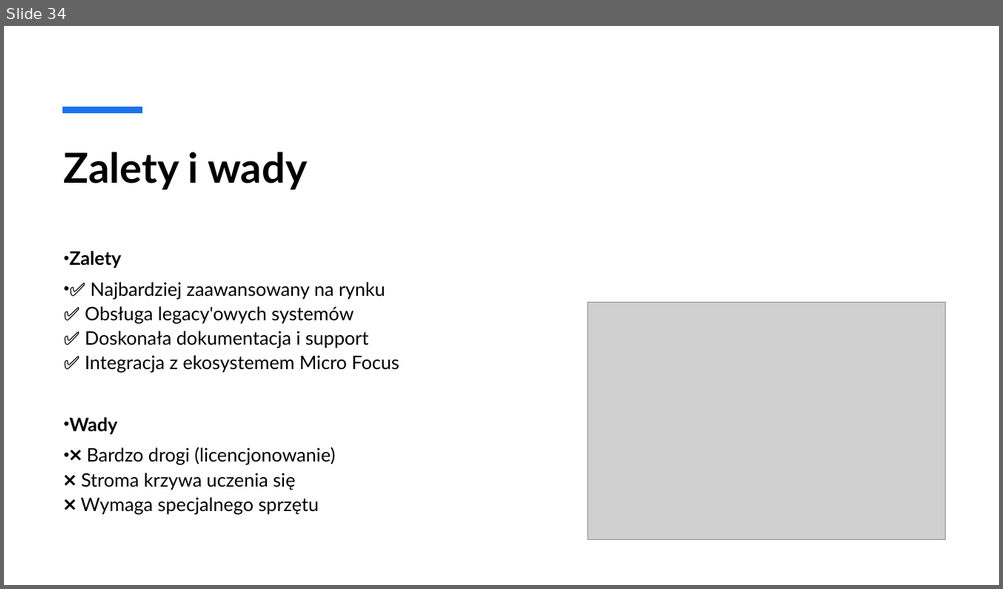
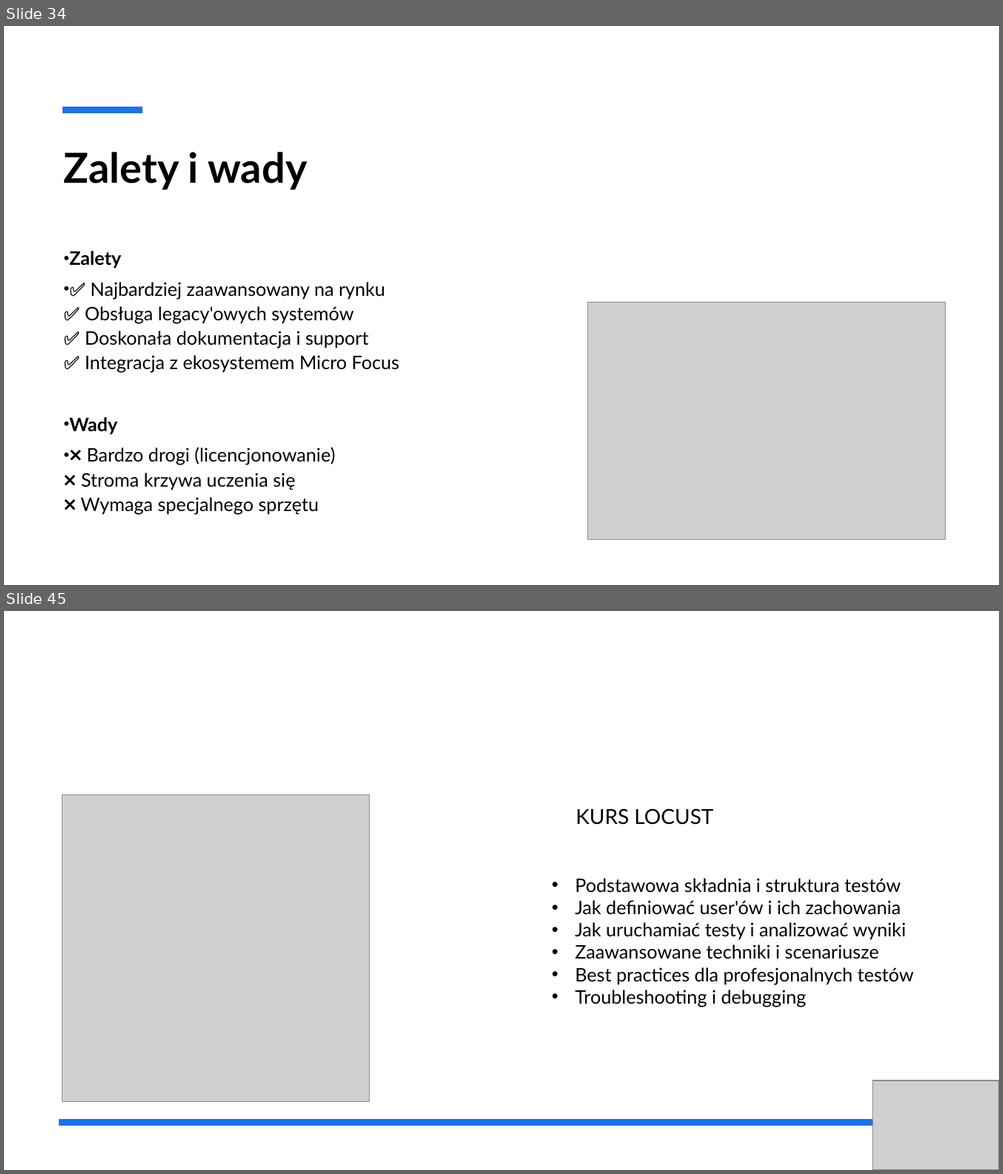
Before and after one commit to gajdaj2/performanceTesting, a slide deck: TestyWydajnosciowe.pptx. Shown one above the other, each under a label of ours: slide 34 before the commit, slides 34 and 45 after it; the slides between them are not shown. The pictures are 1003x589 and 1003x1174 pixels, drawn with LibreOffice and Linux fonts; fonts in the diff are those of the drawing; grey boxes stand for pictures. Boxes give left, top, right and bottom in pixels: in the first picture for what was removed or moved away, otherwise in the second. Text is boxed around its words. In the diff, an @@ line names an element or a change of style, - is before the commit and + after.

Commit message:
Locust ready

```diff
--- a/TestyWydajnosciowe.pptx
+++ b/TestyWydajnosciowe.pptx
@@ slide 45 added at bbox=[4, 611, 999, 1170], background #FFFFFF @@
@@ picture added at bbox=[62, 795, 369, 1102] @@
@@ text added at bbox=[575, 809, 713, 825], 20 pt, text #000000 @@
+KURS LOCUST
@@ text added at bbox=[575, 878, 913, 1007], 18 pt, text #000000 @@
+• Podstawowa składnia i struktura testów
+• Jak definiować user'ów i ich zachowania
+• Jak uruchamiać testy i analizować wyniki
+• Zaawansowane techniki i scenariusze
+• Best practices dla profesjonalnych testów
+• Troubleshooting i debugging
@@ picture added at bbox=[873, 1081, 999, 1170] @@
@@ line added from (60, 1123) to (944, 1123), #1973EB 6 pt @@
```
Also in this commit, not shown: 18 slides changed, 14 other slides added, 1 other file.
